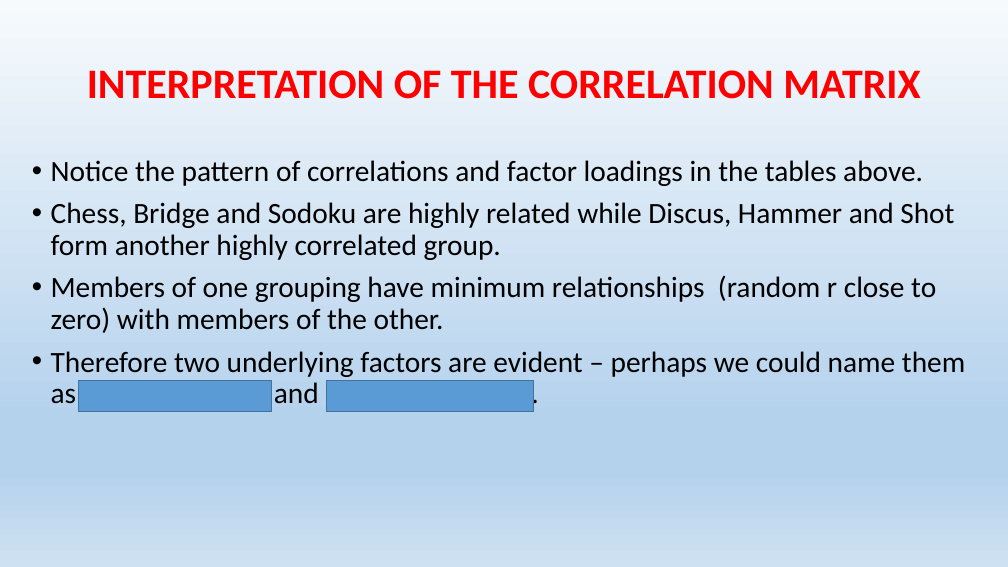
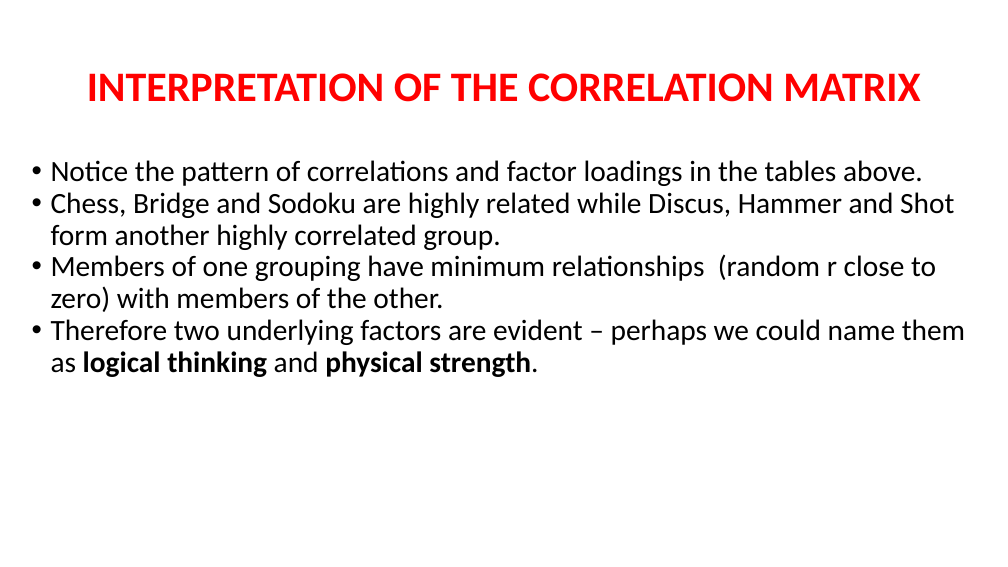
Before and after one commit to awkweb/DS502, a slide deck: slide 26 of lectures/05_Ch6.3&4Dimension Redu. F16.pptx. Drawn at 1008x567 pixels with LibreOffice and Linux fonts; fonts in the diff are those of the drawing. Boxes give left, top, right and bottom in pixels: in the first picture for what was removed or moved away, otherwise in the second. Text is boxed around its words. In the diff, an @@ line names an element or a change of style, - is before the commit and + after.

```diff
--- a/lectures/05_Ch6.3&4Dimension Redu. F16.pptx
+++ b/lectures/05_Ch6.3&4Dimension Redu. F16.pptx
@@ background gradient #F7FAFD to #B5D2EC to #CEE1F2 to #FFFFFF @@
@@ text "INTERPRETATION OF THE CORRELATION MATRIX" at (87, 73, 920, 102): line spacing 0.9 to 1 @@
@@ text "Notice the pattern of correlations ..." at (51, 160, 965, 377): less space between paragraphs @@
@@ rectangle removed at (79, 380, 271, 411) @@
@@ rectangle removed at (326, 380, 533, 411) @@
```
Also in this commit, not shown: 65 other slides changed, 2 slides added, 2 slides removed, 10 other files.
